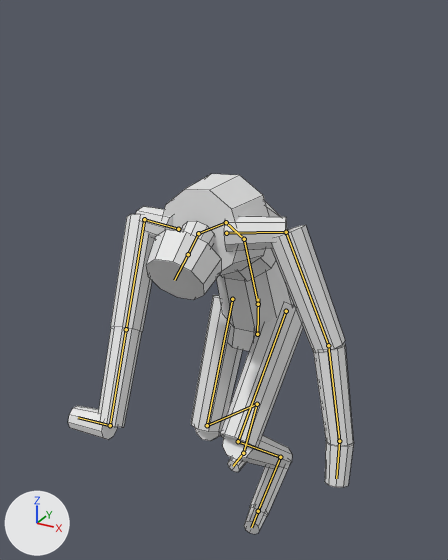
What one commit did to the FBX model WhipItUp-Blender/exports/WhipAnim_Body.fbx.
Before and after are seen from a 50 mm lens placed at (0.833, -1.77, 1.623), pointed at (-0.036, -0.189, 0.833). Lighting does not change. The marker at lower left points along +X, +Y and +Z. The older version comes first. Both versions are drawn at frame 11 of the action 'ValheimPlayer|Body_W3_Overhand'; the numbers are the values there. The bones that change, and the others that lie on the model, are drawn over the model as lines. Mesh edges are drawn as thin lines.

The first picture shows 'BodyProxy'.
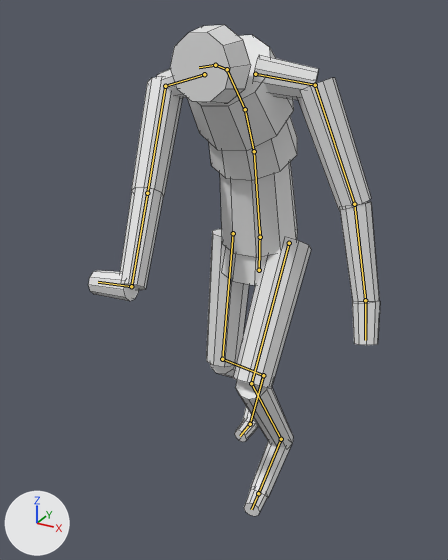
The change in detail:
Bone 'Hips' (bone_hips) moves from (0.0, -0.44, 0.0) to (0.0, -0.19, 0.0).
Bone 'Spine' (bone_spine) turns from (27, 1, 1) to (15, 1, 1) degrees about its own x, y and z.
Bone 'Spine1' (bone_spine1) turns from (31, 1, 2) to (17, 1, 1) degrees about its own x, y and z.
Bone 'Spine2' (bone_spine2) turns from (31, 1, 2) to (17, 1, 1) degrees about its own x, y and z.
Bone 'Head' (bone_head) turns from (-23, 0, 0) to (-12, 0, 1) degrees about its own x, y and z.
Bone 'LeftArm' (bone_leftarm) turns from (3, 15, -67) to (-37, -4, -58) degrees about its own x, y and z.
Bone 'LeftForeArm' (bone_leftforearm) turns from (10, 23, -5) to (2, 23, -11) degrees about its own x, y and z.
Bone 'RightArm' (bone_rightarm) turns from (33, -3, 95) to (-8, 3, 94) degrees about its own x, y and z.
Bone 'LeftUpLeg' (bone_leftupleg) turns from (-54, 0, 1) to (-39, 0, 1) degrees about its own x, y and z.
Bone 'LeftLeg' (bone_leftleg) turns from (98, 2, -1) to (68, 1, -1) degrees about its own x, y and z.
Bone 'LeftFoot' (bone_leftfoot) turns from (-43, 4, 7) to (-28, 2, 5) degrees about its own x, y and z.
Bone 'RightUpLeg' (bone_rightupleg) turns from (-26, 1, 1) to (-11, 0, 0) degrees about its own x, y and z.
Bone 'RightLeg' (bone_rightleg) turns from (90, 2, -3) to (60, 1, -2) degrees about its own x, y and z.
Bone 'RightFoot' (bone_rightfoot) turns from (-57, -8, -5) to (-42, -6, -5) degrees about its own x, y and z.

Boxes (x1, y1, x2, y2) around the edits, measured in the pictures (448 x 560 px):
'BodyProxy', posed (36% taller)
    before: (68, 174, 354, 534)
    after: (88, 25, 380, 516)
bone 'Hips', root to tip
    before: (257, 334) to (258, 298)
    after: (259, 270) to (260, 230)
bone 'Spine', root to tip
    before: (258, 304) to (244, 239)
    after: (260, 237) to (254, 151)
bone 'Spine1', root to tip
    before: (244, 239) to (226, 222)
    after: (254, 151) to (245, 109)
bone 'Spine2', root to tip
    before: (226, 222) to (198, 233)
    after: (245, 109) to (227, 70)
bone 'Head', root to tip
    before: (188, 254) to (174, 280)
    after: (215, 65) to (199, 67)
bone 'LeftArm', root to tip
    before: (286, 232) to (328, 345)
    after: (315, 85) to (354, 204)
bone 'LeftForeArm', root to tip
    before: (328, 345) to (339, 441)
    after: (354, 204) to (365, 300)
bone 'RightArm', root to tip
    before: (144, 219) to (126, 329)
    after: (165, 86) to (147, 193)
bone 'LeftUpLeg', root to tip
    before: (286, 311) to (238, 441)
    after: (289, 243) to (251, 383)
bone 'LeftLeg', root to tip
    before: (238, 441) to (280, 457)
    after: (251, 383) to (281, 439)
bone 'LeftFoot', root to tip
    before: (280, 457) to (258, 511)
    after: (281, 439) to (258, 493)
bone 'RightUpLeg', root to tip
    before: (232, 299) to (207, 425)
    after: (233, 233) to (222, 359)
bone 'RightLeg', root to tip
    before: (207, 425) to (257, 404)
    after: (222, 359) to (263, 375)
bone 'RightFoot', root to tip
    before: (257, 404) to (243, 453)
    after: (263, 375) to (250, 424)
